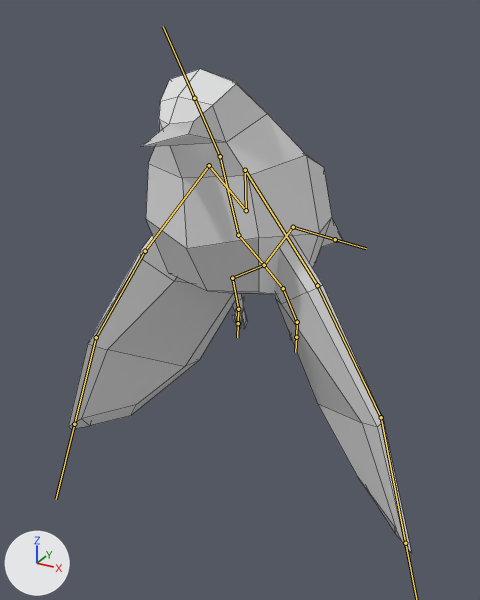
Before and after pictures for a commit that changed the FBX model Assets/Models/Birb/Birb.fbx.
Before and after are seen from a camera (50 mm lens) standing at (1.87, -3.48, 1.98) and looking at (-0.05, 0.01, 0.23). The lights are fixed; the arrows at lower left show +X, +Y and +Z. Both versions are drawn at frame 25 of the action 'Bird|OLD Fly'; the numbers are the values there. The bones that bend it are drawn over the model as lines. Mesh edges are drawn as thin lines.

In view in the first picture: 'Body', 'Wings Mesh'.
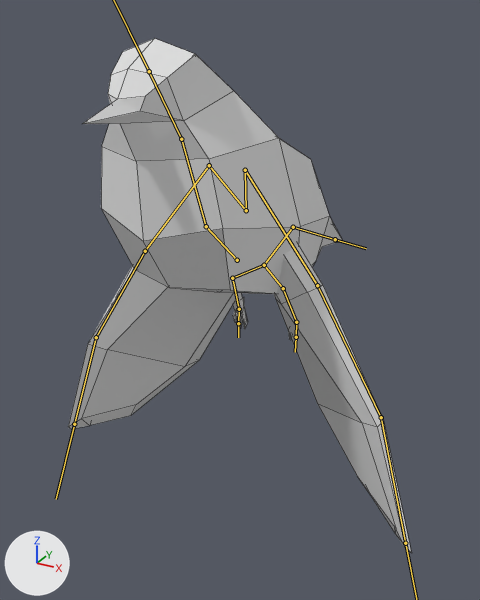
Where the change shows, as pixel boxes (x1, y1, x2, y2) in the pictures (480 x 600 px):
'Body', posed (29% wider, 11% taller)
    before: (141, 69, 342, 340)
    after: (83, 38, 342, 340)
bone 'Base', root to tip
    before: (264, 265) to (238, 235)
    after: (237, 260) to (206, 226)

Diff of the bpy script that builds the scene:
```diff
--- a/Assets/Models/Birb/Birb.fbx.py
+++ b/Assets/Models/Birb/Birb.fbx.py
@@ bone_base @@
 bone_base = bpy.data.objects['Bird'].pose.bones['Base']
-bone_base.location = (0.0, 0.0, 0.0)
+bone_base.location = (0.0, 0.38, 0.13)
```
